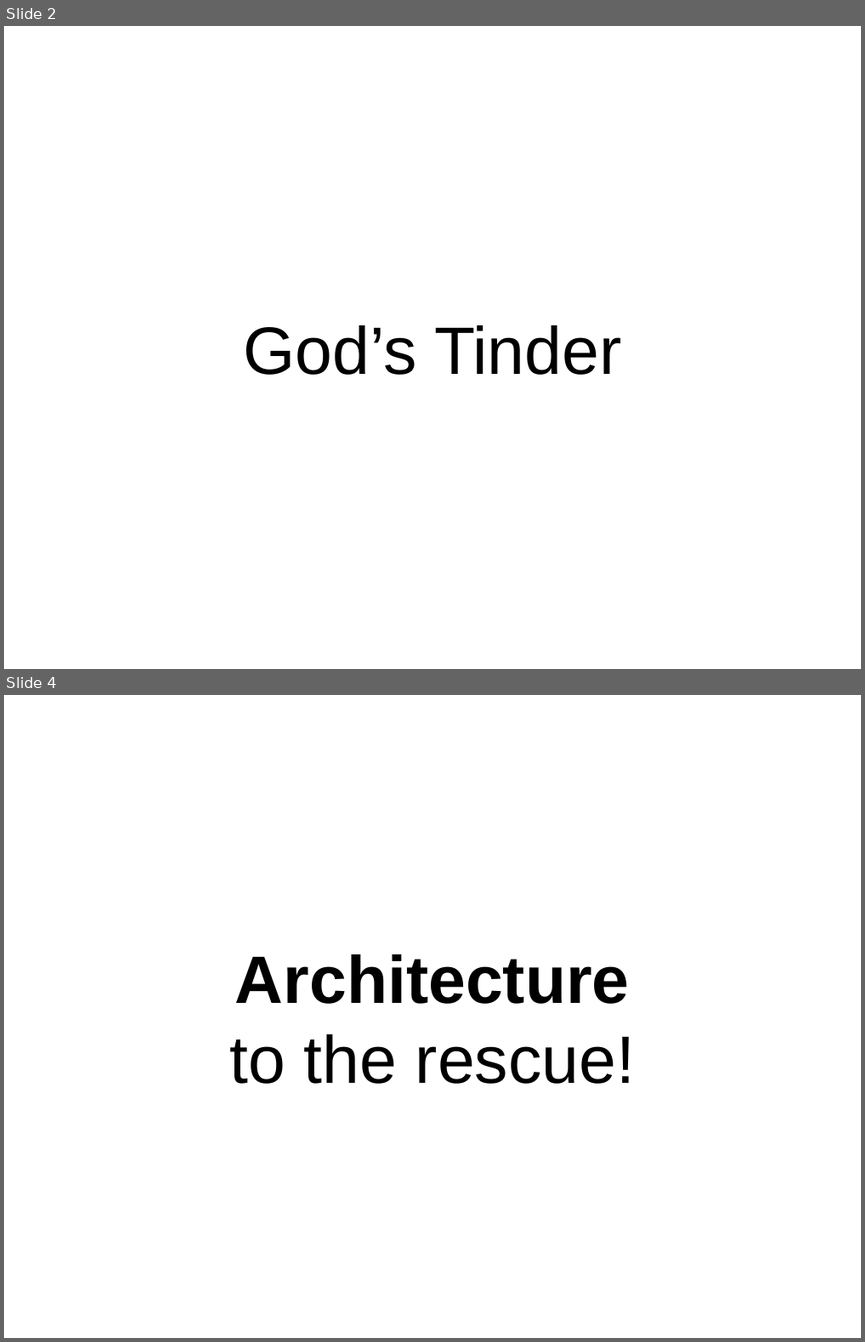
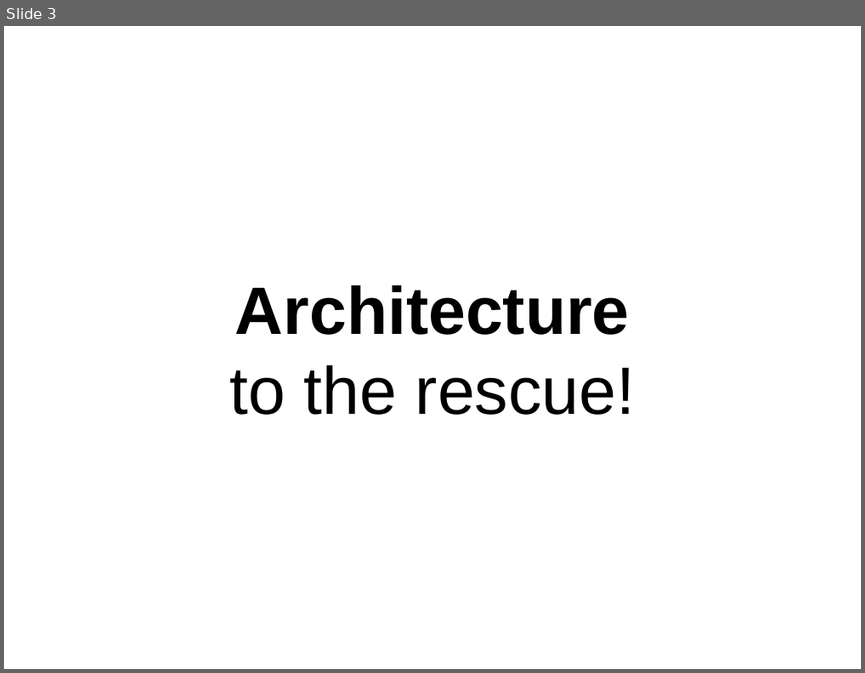
Before and after one commit to scg-unibe-ch/ese2017, a slide deck: slides/3_mvc.pptx. Shown one above the other, each under a label of ours: slides 2 and 4 before the commit, slide 3 after it; the slides between them are not shown. The pictures are 865x1342 and 865x673 pixels, drawn with LibreOffice and Linux fonts; fonts in the diff are those of the drawing. Boxes give left, top, right and bottom in pixels: in the first picture for what was removed or moved away, otherwise in the second. Text is boxed around its words. In the diff, an @@ line names an element or a change of style, - is before the commit and + after.

```diff
--- a/slides/3_mvc.pptx
+++ b/slides/3_mvc.pptx
@@ slide 2 removed at [4,26,861,669], background #FFFFFF @@
@@ title removed at [243,325,621,374] @@
-God’s Tinder
@@ what was slide 4 is now slide 3 @@
```
Also in this commit, not shown: 6 slides changed, 1 other slide removed.
